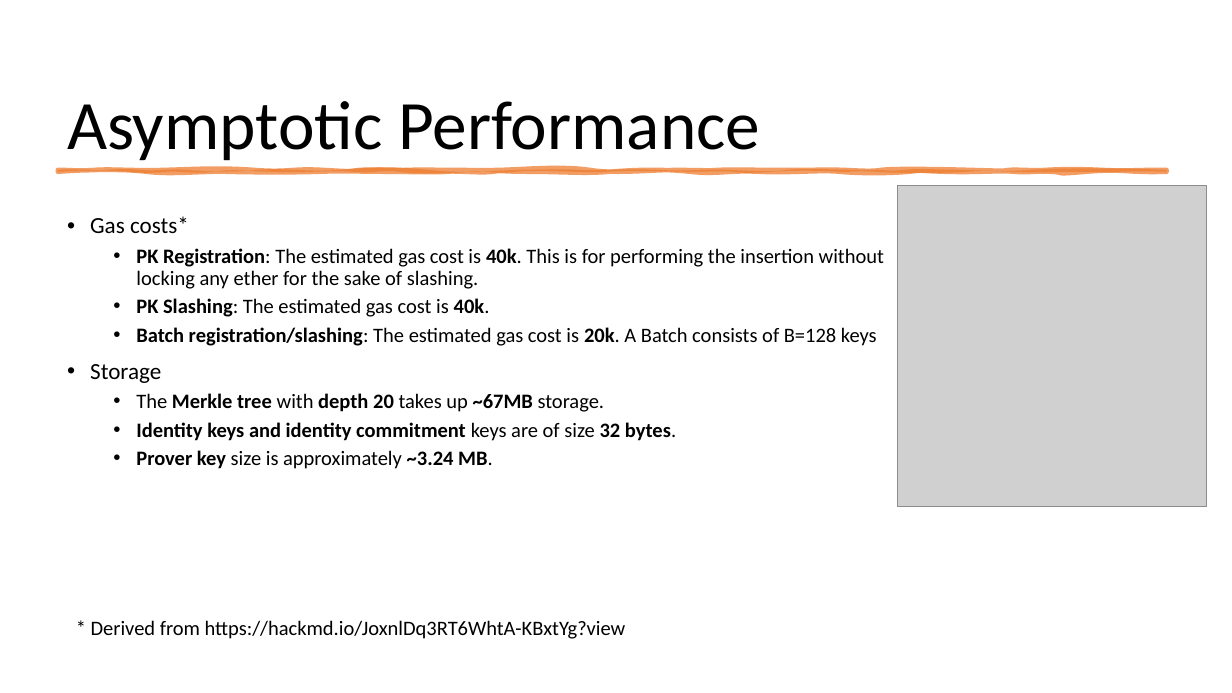
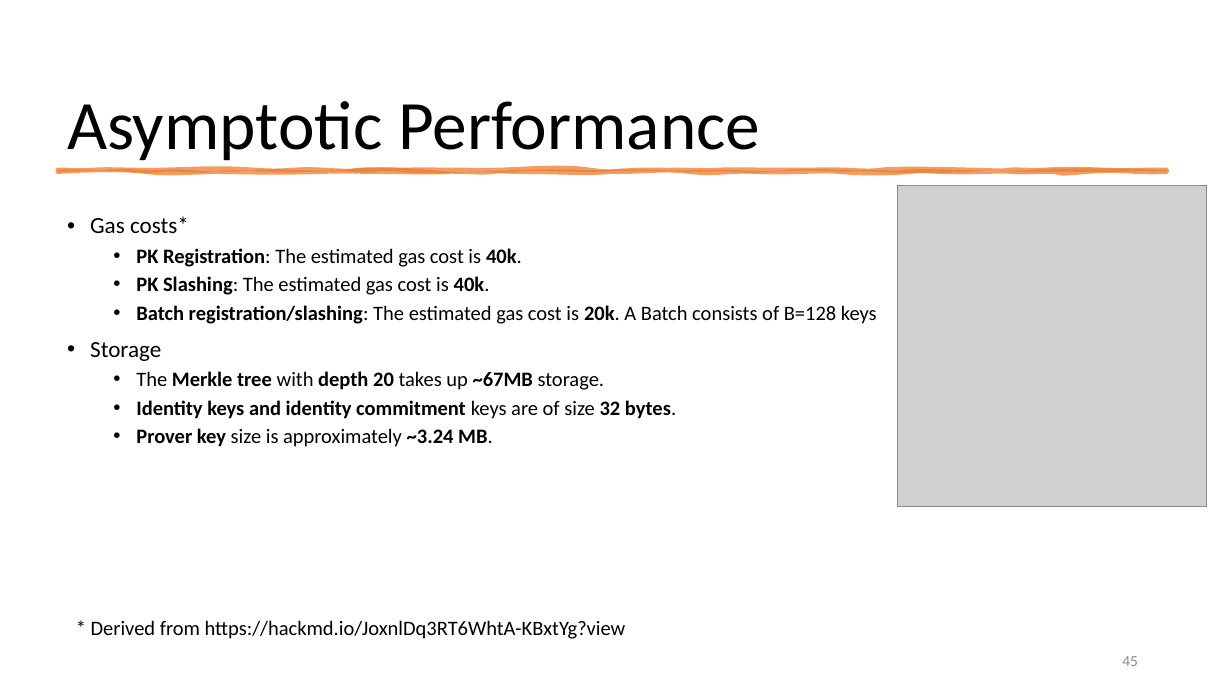
Before and after one commit to vacp2p/research, a slide deck: slide 45 of rln-research/presentations/11-2021-Tokenmics-Waku-rln-relay.pptx (slide 47 before the commit). Drawn at 1232x693 pixels with LibreOffice and Linux fonts; fonts in the diff are those of the drawing; grey boxes stand for pictures. Boxes give left, top, right and bottom in pixels: in the first picture for what was removed or moved away, otherwise in the second. Text is boxed around its words. In the diff, an @@ line names an element or a change of style, - is before the commit and + after.

```diff
--- a/rln-research/presentations/11-2021-Tokenmics-Waku-rln-relay.pptx
+++ b/rln-research/presentations/11-2021-Tokenmics-Waku-rln-relay.pptx
@@ text at <box>136,248,522,267</box>: text changed @@
-  • PK Registration: The estimated gas cost is 40k. This is for performing the insertion without locking any ether for the sake of slashing.
+  • PK Registration: The estimated gas cost is 40k.
@@ page number added at <box>1122,656,1138,666</box>, 12 pt, text #8C8C8C @@
+45
```
Also in this commit, not shown: 44 other slides changed, 1 slide added, 4 slides removed.
